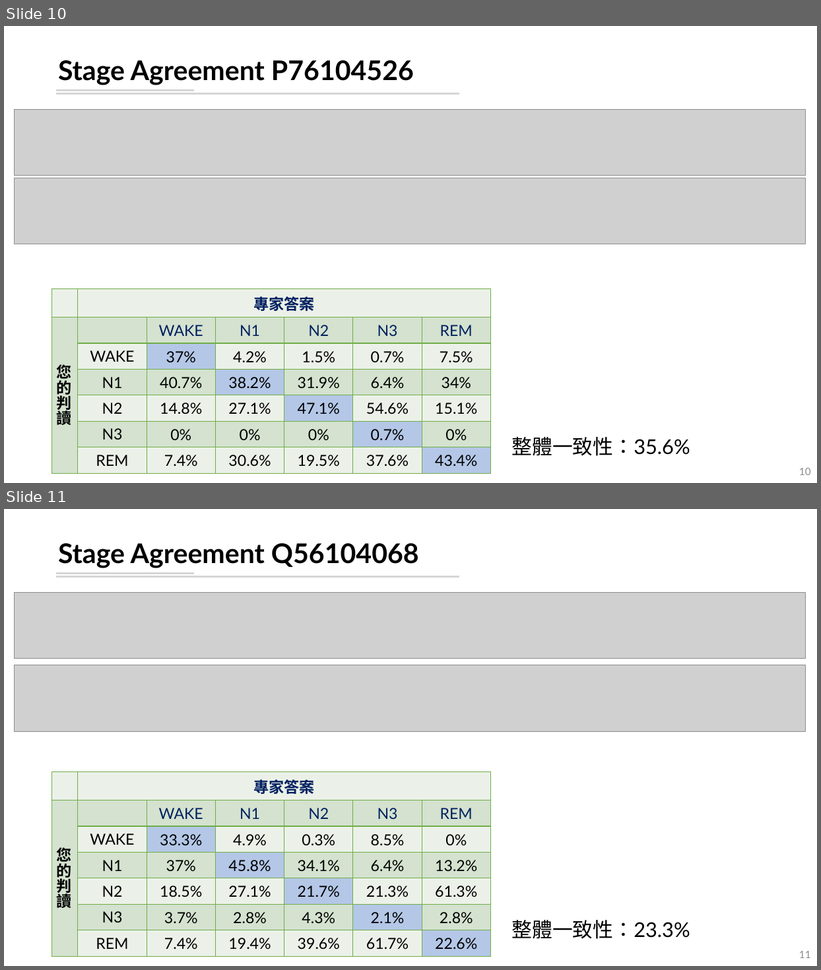
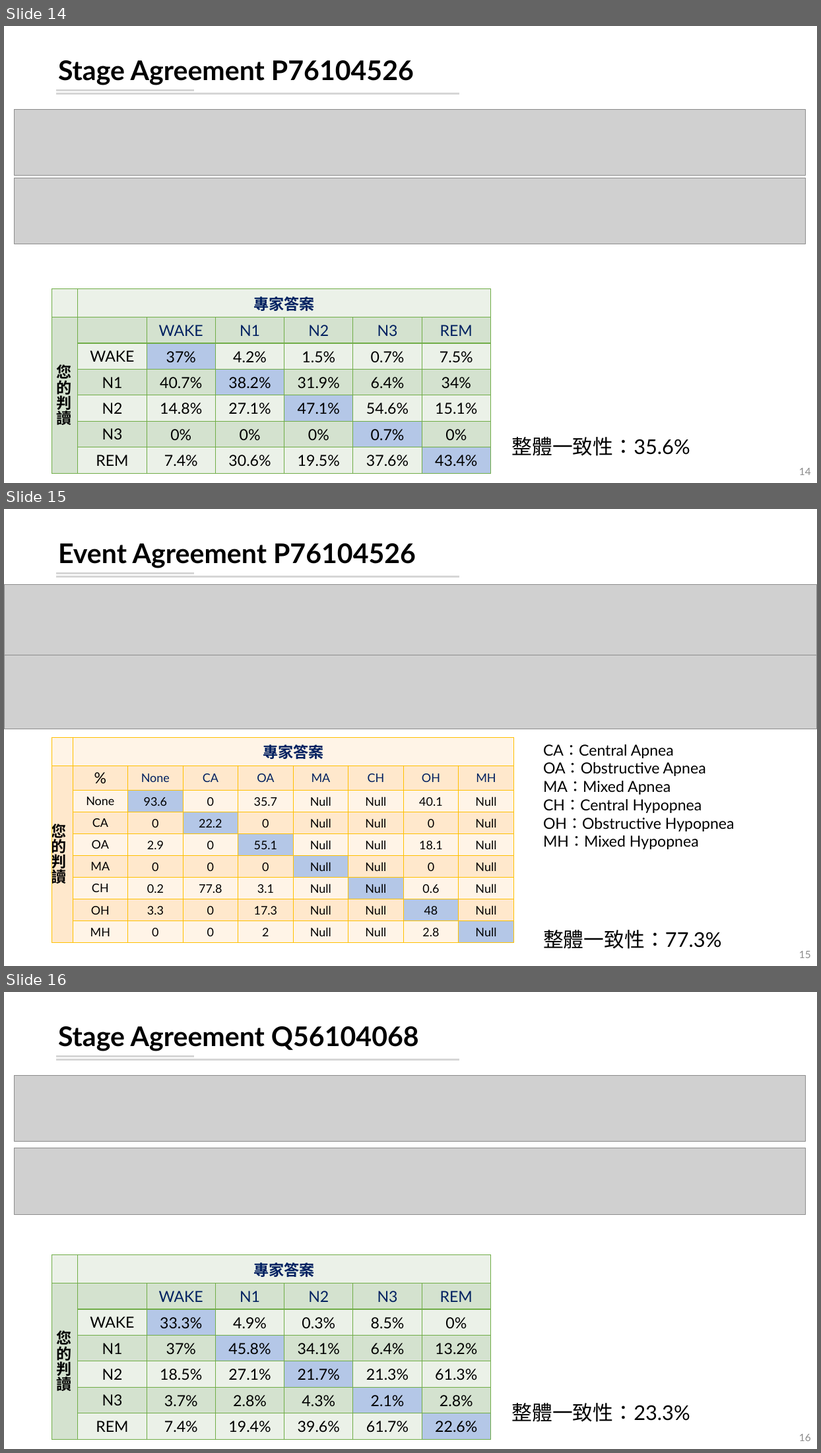
Before and after one commit to leooel97895750/sleepWorkShop, a slide deck: 碩一睡眠工作坊.pptx. Shown one above the other, each under a label of ours: slides 10 and 11 before the commit, slides 14, 15 and 16 after it. The pictures are 821x970 and 821x1453 pixels, drawn with LibreOffice and Linux fonts; fonts in the diff are those of the drawing; grey boxes stand for pictures. Boxes give left, top, right and bottom in pixels: in the first picture for what was removed or moved away, otherwise in the second. Text is boxed around its words. In the diff, an @@ line names an element or a change of style, - is before the commit and + after.

```diff
--- a/碩一睡眠工作坊.pptx
+++ b/碩一睡眠工作坊.pptx
@@ slide 15 added at (4,509,817,966), background #FFFFFF; not listed: 2 template elements that a slide beside it also shows @@
@@ title added at (58,543,416,568), 32 pt, text #000000, bold @@
+Event Agreement P76104526
@@ picture added at (4,585,817,658) @@
@@ picture added at (4,655,817,729) @@
@@ table added at (52,738,512,940), 9 rows, 9 columns @@
+ | 專家答案 |  |  |  |  |  |  | 
+您的判讀 | % | None | CA | OA | MA | CH | OH | MH
+ | None | 93.6 | 0 | 35.7 | Null | Null | 40.1 | Null
+ | CA | 0 | 22.2 | 0 | Null | Null | 0 | Null
+ | OA | 2.9 | 0 | 55.1 | Null | Null | 18.1 | Null
+ | MA | 0 | 0 | 0 | Null | Null | 0 | Null
+ | CH | 0.2 | 77.8 | 3.1 | Null | Null | 0.6 | Null
+ | OH | 3.3 | 0 | 17.3 | Null | Null | 48 | Null
+ | MH | 0 | 0 | 2 | Null | Null | 2.8 | Null
@@ text added at (543,745,735,850), 18 pt, text #000000 @@
+CA：Central Apnea
+OA：Obstructive Apnea
+MA：Mixed Apnea
+CH：Central Hypopnea
+OH：Obstructive Hypopnea
+MH：Mixed Hypopnea
@@ text added at (543,930,721,949), 24 pt, text #000000 @@
+整體一致性：77.3%
@@ page number added at (799,951,811,958), 12 pt, text #8C8C8C @@
+15
@@ what was slide 10 is now slide 14 @@
@@ page number at (799,468,811,475): text changed @@
-10
+14
@@ what was slide 11 is now slide 16 @@
@@ page number at (799,1434,811,1441): text changed @@
-11
+16
```
Also in this commit, not shown: 1 slide changed, 8 other slides added, 1 slide removed, 20 other files.
